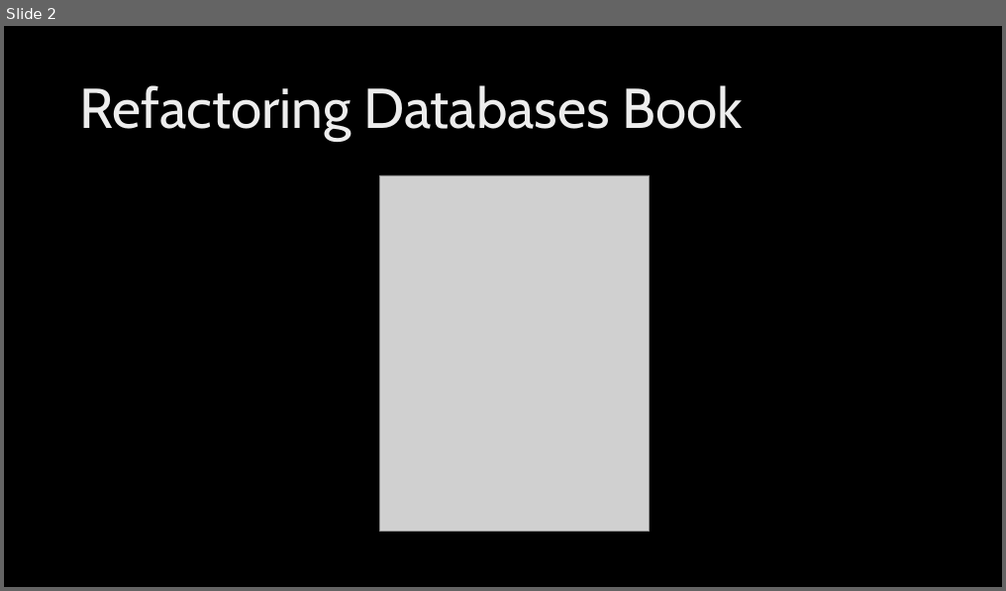
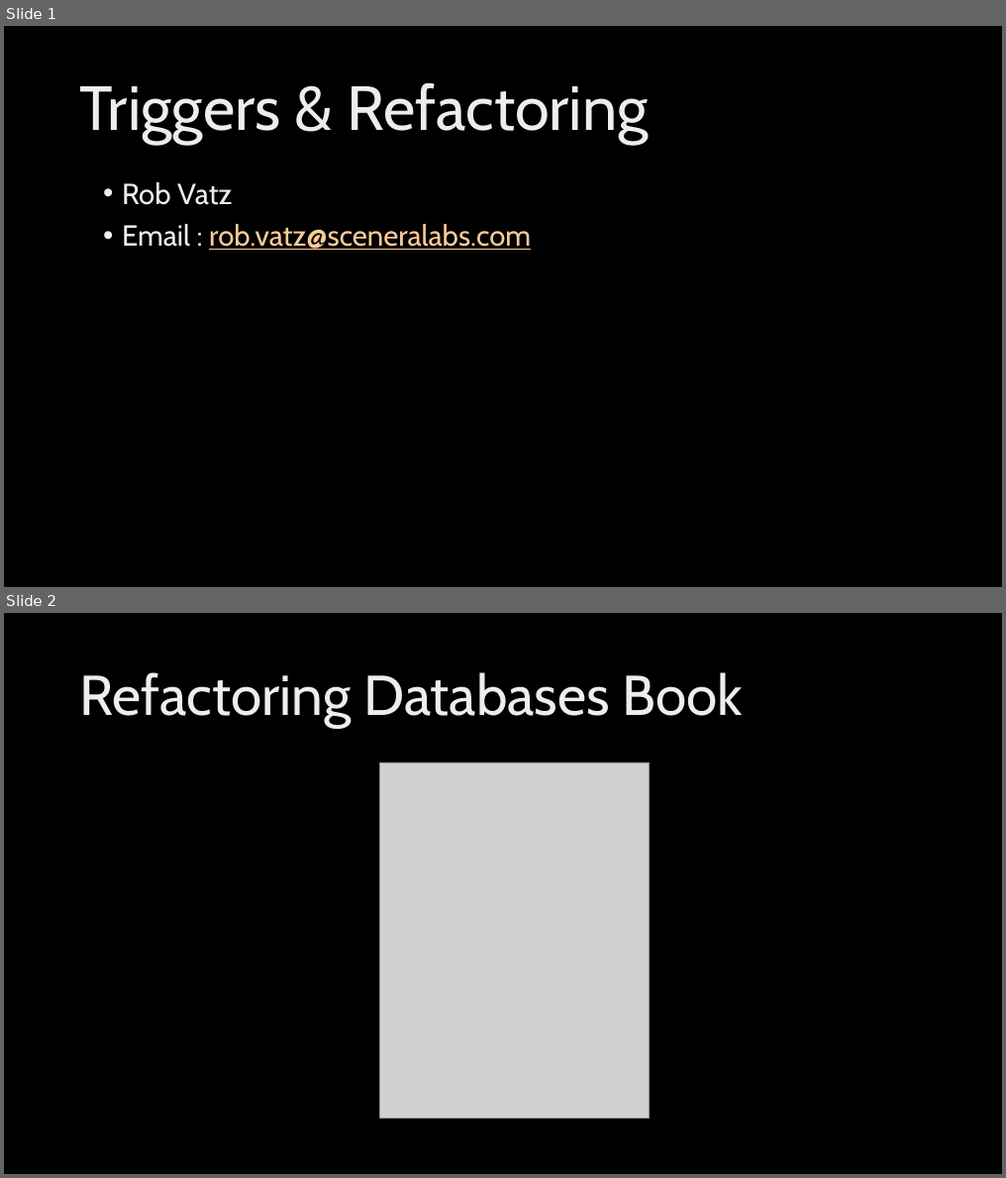
Before and after one commit to poedevop-fm/Database-Refactoring-Demo, a slide deck: Triggers & Refactoring.pptx. Shown one above the other, each under a label of ours: slide 2 before the commit, slides 1 and 2 after it. The pictures are 1006x591 and 1006x1178 pixels, drawn with LibreOffice and Linux fonts; fonts in the diff are those of the drawing; grey boxes stand for pictures; background and template pictures are left out. Boxes give left, top, right and bottom in pixels: in the first picture for what was removed or moved away, otherwise in the second. Text is boxed around its words. In the diff, an @@ line names an element or a change of style, - is before the commit and + after.

```diff
--- a/Triggers & Refactoring.pptx
+++ b/Triggers & Refactoring.pptx
@@ slide 1 added at (x1=4, y1=26, x2=1002, y2=587), background picture (left out) @@
@@ title added at (x1=80, y1=82, x2=648, y2=145), 60 pt, text gradient #BFBFBF to #EDEDED to #FFFFFF @@
+Triggers & Refactoring
@@ text added at (x1=122, y1=182, x2=531, y2=250), 28 pt, text #FBCA98, underline @@
+• Rob Vatz
+• Email : rob.vatz@sceneralabs.com
```
Also in this commit, not shown: 1 slide changed, 1 other slide added, 2 slides removed, 3 other files.
